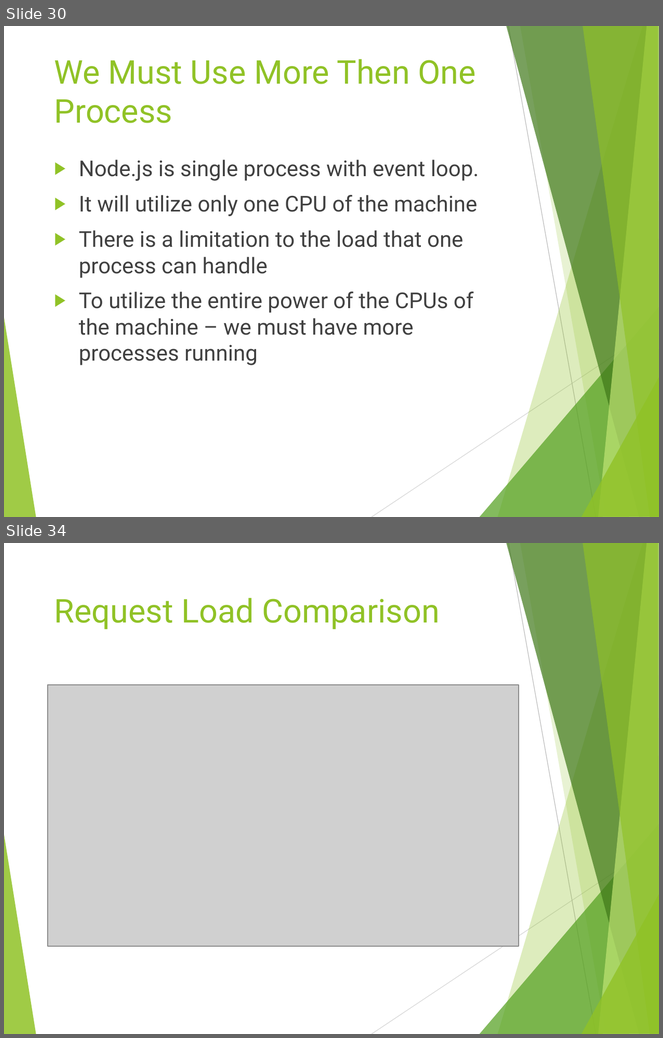
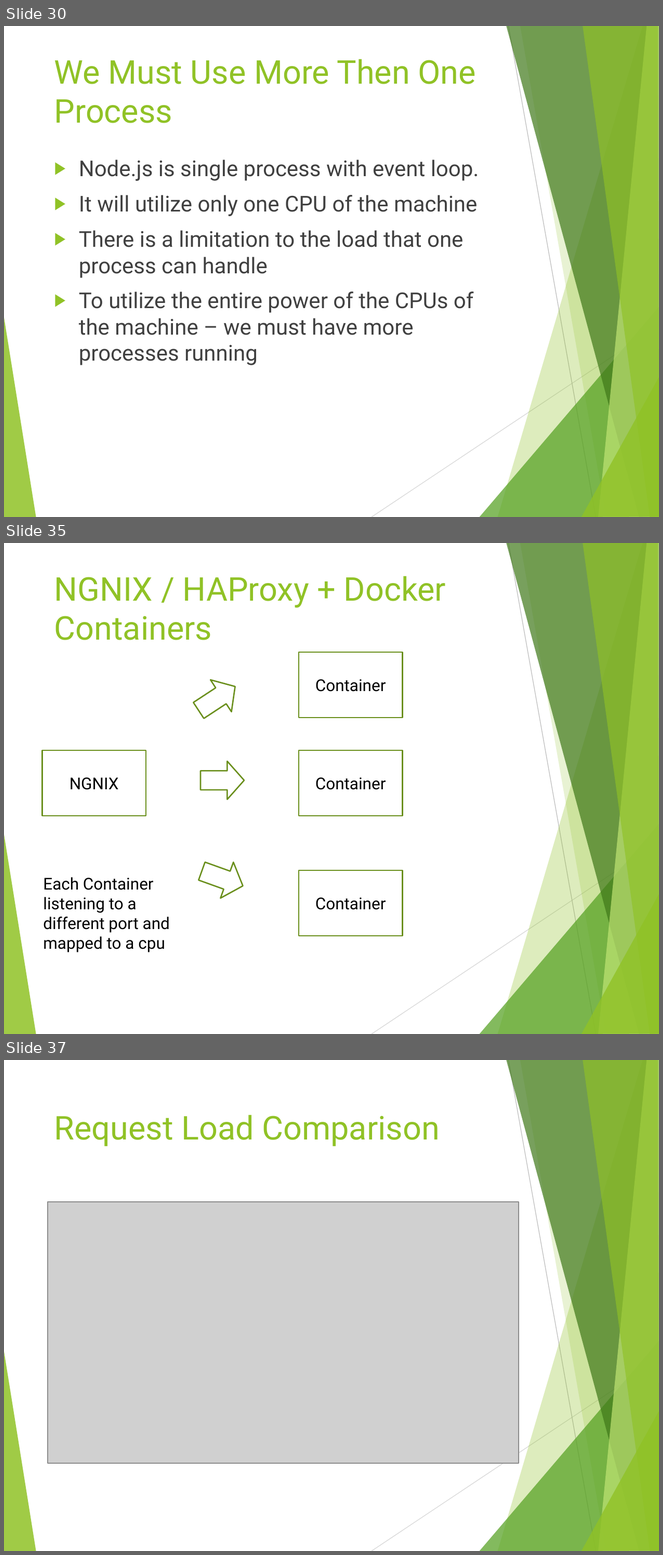
Before and after one commit to tamartwe/ijs_munich, a slide deck: node_js_performance/nodejs_performance/NodeJs_Performance.pptx. Shown one above the other, each under a label of ours: slides 30 and 34 before the commit, slides 30, 35 and 37 after it; the slides between them are not shown. The pictures are 663x1038 and 663x1555 pixels, drawn with LibreOffice and Linux fonts; fonts in the diff are those of the drawing; grey boxes stand for pictures. Boxes give left, top, right and bottom in pixels: in the first picture for what was removed or moved away, otherwise in the second. Text is boxed around its words. In the diff, an @@ line names an element or a change of style, - is before the commit and + after.

```diff
--- a/node_js_performance/nodejs_performance/NodeJs_Performance.pptx
+++ b/node_js_performance/nodejs_performance/NodeJs_Performance.pptx
@@ slide 35 added at (4, 543, 659, 1034), background #FFFFFF; not listed: 10 template elements that a slide beside it also shows @@
@@ title added at (54, 576, 446, 640), 36 pt, text #90C226 @@
+NGNIX / HAProxy + Docker Containers
@@ rectangle added at (299, 652, 402, 718), outline #6B901C 1.5 pt, 18 pt, text #000000 @@
+Container
@@ right arrow added at (189, 670, 246, 726), outline #6B901C 1.5 pt @@
@@ rectangle added at (42, 750, 145, 816), outline #6B901C 1.5 pt, 18 pt, text #000000 @@
+NGNIX
@@ rectangle added at (299, 750, 402, 816), outline #6B901C 1.5 pt, 18 pt, text #000000 @@
+Container
@@ right arrow added at (201, 761, 244, 799), outline #6B901C 1.5 pt @@
@@ right arrow added at (195, 853, 249, 904), outline #6B901C 1.5 pt @@
@@ text added at (43, 877, 170, 953), 18 pt, text #000000 @@
+Each Container listening to a different port and mapped to a cpu
@@ rectangle added at (299, 871, 402, 936), outline #6B901C 1.5 pt, 18 pt, text #000000 @@
+Container
@@ what was slide 34 is now slide 37 @@
```
Also in this commit, not shown: 18 slides changed, 2 other slides added, 13 other files.
